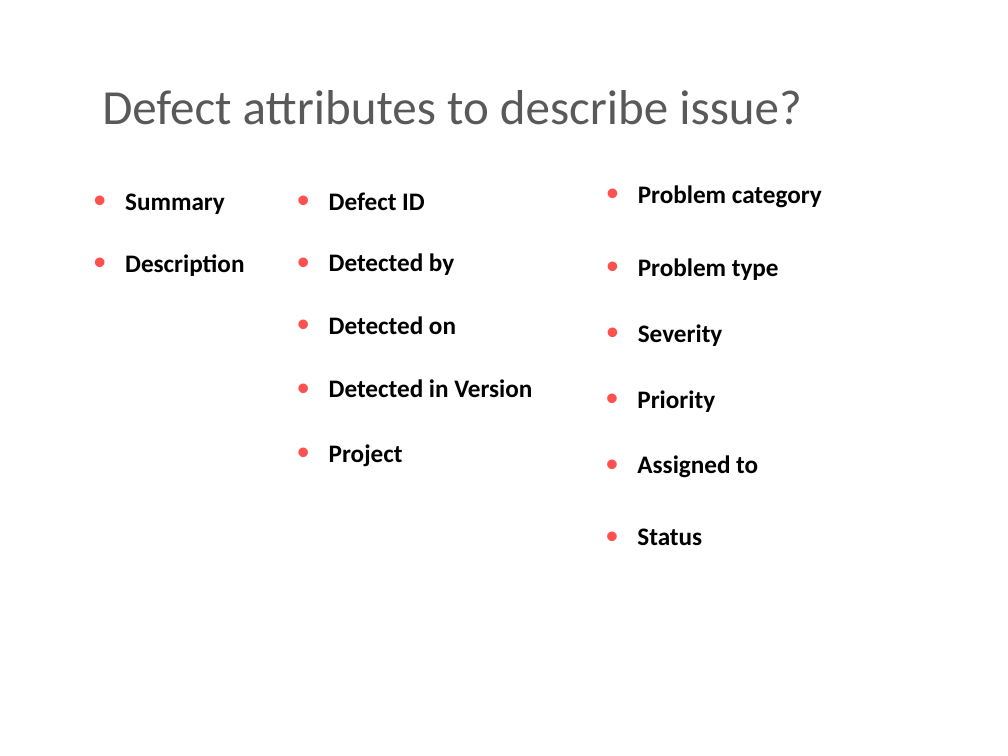
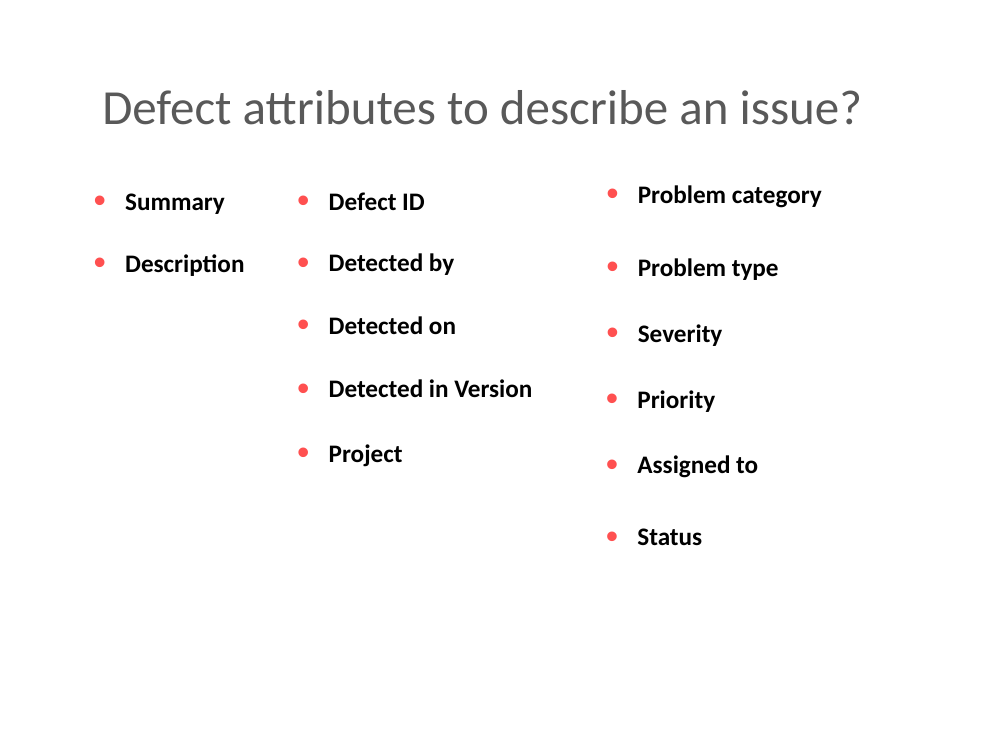
Before and after one commit to BigRacer/swtesting, a slide deck: slide 12 of 3.Defects/Defects.pptx. Drawn at 1008x756 pixels with LibreOffice and Linux fonts; fonts in the diff are those of the drawing; background and template pictures are left out. Boxes give left, top, right and bottom in pixels: in the first picture for what was removed or moved away, otherwise in the second. Text is boxed around its words. In the diff, an @@ line names an element or a change of style, - is before the commit and + after.

```diff
--- a/3.Defects/Defects.pptx
+++ b/3.Defects/Defects.pptx
@@ text at [102,90,862,125]: text changed @@
-Defect attributes to describe issue?
+Defect attributes to describe an issue?
```
Also in this commit, not shown: 3 other slides changed.
